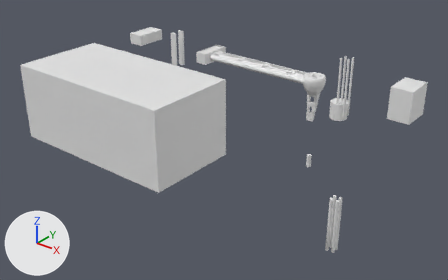
What one commit did to the Blender file arm.blend.
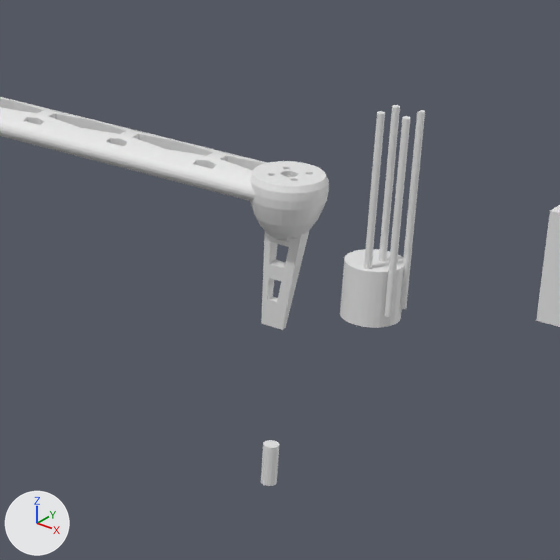
Old and new are each drawn whole from a 50 mm camera at (53.8, -84.7, 39.8) aimed at (-3.1, -13.5, -4.3) and again close up on the part from 51% to 88% of the width and 9% to 68% of the height. The axes (+X, +Y, +Z) are drawn at lower left. The lights are the same throughout.

Objects in the first close-up: 'Arm Cylinder', 'Cube', 'Motor Back ', 'motor', 'motor screws'.
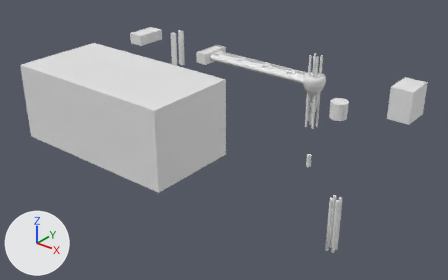
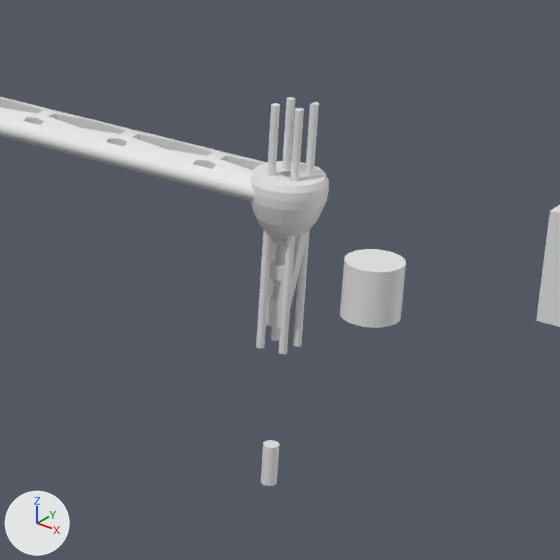
Commit message: Enlarged screw holes

Where the change shows, as pixel boxes (x1, y1, x2, y2) in the close-ups (560 x 560 px; the box of a moved part takes in the faces that stretch with it):
'motor screws', reshaped (22% taller)
    before: (364, 105, 425, 317)
    after: (256, 97, 319, 355)
part 1 of me_cylinder_012, moved or reshaped
    before: (385, 116, 410, 317)
    after: (279, 108, 304, 355)
part 2 of me_cylinder_012, moved or reshaped
    before: (379, 105, 400, 262)
    after: (271, 97, 295, 341)
part 3 of me_cylinder_012, moved or reshaped
    before: (364, 111, 385, 269)
    after: (256, 103, 280, 349)
part 4 of me_cylinder_012, moved or reshaped
    before: (400, 110, 425, 309)
    after: (293, 102, 319, 347)

The change in detail:
me_cylinder_012 is used by ob_motor_screws; location (11.98, -2.52, 5.18); rotation (3.142, -6.283, 1.571), in degrees (180, -360, 90); scale (0.0537, 0.0537, -3.28).
me_cylinder_012 had 260 vertices, 136 faces, 8 loose edges and spanned x -15.3..15.3, y -15.3..15.2, z -1.5..1.5.
me_cylinder_012 now has 260 vertices, 136 faces, 8 loose edges and spans x -15.8..15.8, y -116.2..-84.8, z -2.5..1.2.
me_cylinder_012 part 1: 65 of 260 vertices moved; they spanned x -13.8..-7.2, y 7.2..13.8, z -1.5..1.5 and now span x -14.2..-6.8, y -93.7..-86.2, z -2.5..1.2; mean shift (0.0, -100.5, -0.6); largest move (-10.5, 7.2, -1.5) -> (-10.5, -93.7, -2.5).
me_cylinder_012 part 2: 65 of 260 vertices moved; they spanned x 7.2..13.8, y -13.8..-7.2, z -1.5..1.5 and now span x 6.8..14.2, y -114.7..-107.3, z -2.5..1.2; mean shift (0.0, -100.5, -0.6); largest move (10.5, -13.8, -1.5) -> (10.5, -114.7, -2.5).
me_cylinder_012 part 3: 65 of 260 vertices moved; they spanned x -15.3..-8.8, y -15.3..-8.8, z -1.5..1.5 and now span x -15.8..-8.3, y -116.2..-108.8, z -2.5..1.2; mean shift (0.0, -100.5, -0.6); largest move (-12.1, -15.3, -1.5) -> (-12.1, -116.2, -2.5).
me_cylinder_012 part 4: 65 of 260 vertices moved; they spanned x 8.8..15.3, y 8.6..15.2, z -1.5..1.5 and now span x 8.3..15.8, y -92.3..-84.8, z -2.5..1.2; mean shift (0.0, -100.5, -0.6); largest move (12.1, 8.6, -1.5) -> (12.1, -92.3, -2.5).
